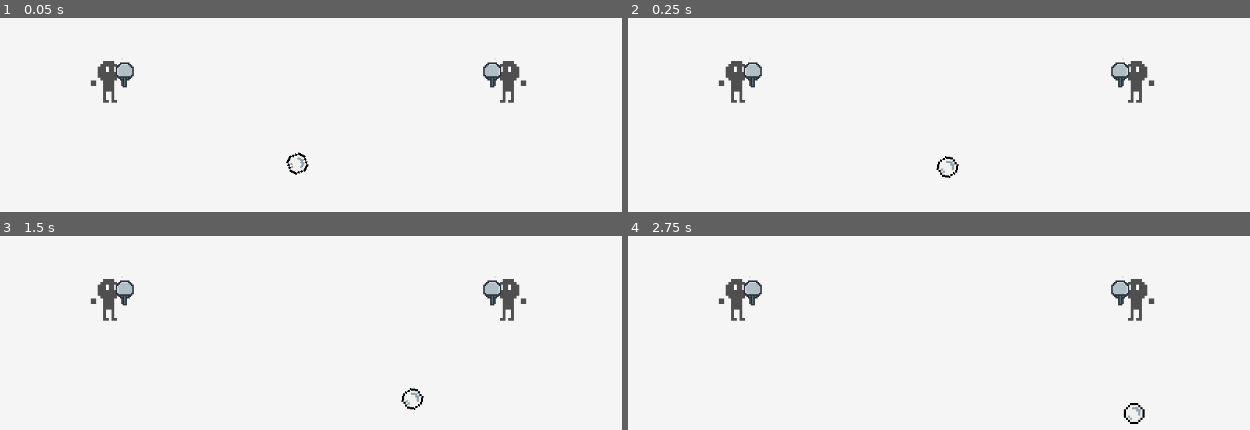
Above: before the commit, frames 1-4 (two rows, left to right).
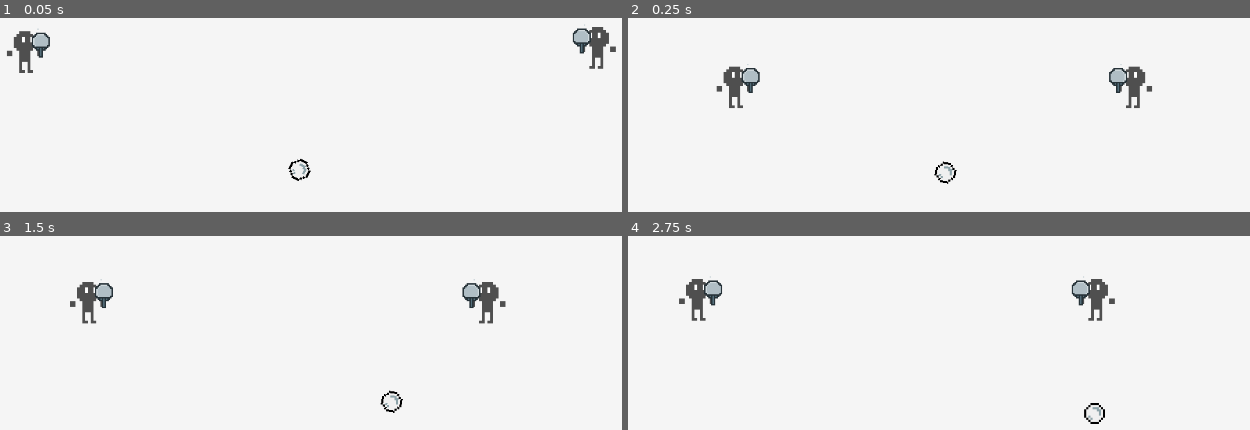
Above: after the commit, the same moments.

Repository: xharris/pongplus
Game: Godot game, scene res://entities/game/game.tscn
Two runs of this game, one before a commit and one after it. Both use one fixed random seed, a clock stepped at 60 frames per second and the inputs below.
Inputs:
- Up to frame 1 (0.05 s): no input
- Up to frame 2 (0.25 s): no input
- Up to frame 3 (1.5 s): no input
- Up to frame 4 (2.75 s): no input

The runs differ from the first frame. In frame 1, 3.3% of the frame differs, in the area x 1-100%, y 3-85%; in frame 2, 1.8%; in frame 3, 2.8%; in frame 4, 3.4%, in the area x 8-85%, y 20-97%.

Commit message:
adds camera focal point

Diff:
--- a/components/camera/camera.gd
+++ b/components/camera/camera.gd
@@ -1,16 +1,40 @@
 extends Node2D
 class_name Camera
 
+static var _static_log = Logger.new("Camera", Logger.Level.DEBUG)
+
+const FOCAL_POINT_OFFSET: int = 60
+## Midpoint to follow between center of screen and focal point.[br]
+## [code]0.0[/code] is locked to center (no movement)[br]
+## [code]0.5[/code] is halfway[br]
+## [code]1.0[/code] is exact average of all focal points[br]
+static var focal_point_weight: float = 0.2
+
 static func update_view(delta: float):
-    var root = Engine.get_main_loop().root
+    var root: Node2D = Engine.get_main_loop().current_scene
+    if not root:
+        return
     var canvas_transform = Transform2D.IDENTITY
     for c: Camera in root.get_tree().get_nodes_in_group(Groups.CAMERA):
         canvas_transform *= c._xform
+    # get focal point
+    var total_position: Vector2
+    var focal_points = 0
+    for c: CameraFocalPoint in root.get_tree().get_nodes_in_group(Groups.CAMERA_FOCAL_POINT):
+        focal_points += 1
+        total_position += c.global_position
+    var viewport = root.get_viewport()
+    if focal_points > 0:
+        var avg_position = total_position / focal_points
+        var view_center = viewport.get_visible_rect().size / 2
+        var adjusted_position = lerp(view_center, avg_position, focal_point_weight)
+        canvas_transform = canvas_transform.translated(-adjusted_position + view_center)
     root.get_viewport().canvas_transform = canvas_transform
 
 @export var shake_duration: float = 1.5
 @export var shake_intensity: float = 30
 
+var _log = Logger.new("camera")
 var _shake_t: float = 0
 var _shake_offset: Vector2 = Vector2(0, 0)
 var t: float = 0
--- /dev/null
+++ b/components/camera/camera_focal_point.gd
@@ -0,0 +1,5 @@
+extends Node2D
+class_name CameraFocalPoint
+
+func _ready() -> void:
+    add_to_group(Groups.CAMERA_FOCAL_POINT)
--- /dev/null
+++ b/components/camera/camera_focal_point.tscn
@@ -0,0 +1,6 @@
+[gd_scene load_steps=2 format=3 uid="uid://d1ksrh6dvtg8u"]
+
+[ext_resource type="Script" uid="uid://b15xrsoc3l3db" path="res://components/camera/camera_focal_point.gd" id="1_7crvv"]
+
+[node name="CameraFocalPoint" type="Node2D"]
+script = ExtResource("1_7crvv")
--- a/entities/ball/ball.tscn
+++ b/entities/ball/ball.tscn
@@ -1,9 +1,10 @@
-[gd_scene load_steps=6 format=3 uid="uid://cd6xno3u30o4r"]
+[gd_scene load_steps=7 format=3 uid="uid://cd6xno3u30o4r"]
 
 [ext_resource type="PackedScene" uid="uid://df5xis8hnkamb" path="res://components/missile/missile.tscn" id="1_61umk"]
 [ext_resource type="Script" uid="uid://dwjmlg6e8aiyq" path="res://entities/ball/ball.gd" id="1_jyt08"]
 [ext_resource type="Texture2D" uid="uid://capqpmjce2lnl" path="res://entities/ball/ball.png" id="3_w5wpn"]
 [ext_resource type="PackedScene" uid="uid://4b5bvjbbd8nl" path="res://components/hitbox/hitbox.tscn" id="4_we1t7"]
+[ext_resource type="PackedScene" uid="uid://d1ksrh6dvtg8u" path="res://components/camera/camera_focal_point.tscn" id="5_6mrx1"]
 
 [sub_resource type="CircleShape2D" id="CircleShape2D_w5wpn"]
 radius = 16.0
@@ -21,3 +22,5 @@
 
 [node name="CollisionShape2D" type="CollisionShape2D" parent="Hitbox"]
 shape = SubResource("CircleShape2D_w5wpn")
+
+[node name="CameraFocalPoint" parent="." instance=ExtResource("5_6mrx1")]
--- a/entities/player/player.gd
+++ b/entities/player/player.gd
@@ -1,7 +1,7 @@
 extends Node2D
 class_name Player
 
-enum BallDirection {STRAIGHT, UP, DOWN}
+enum AimDirection {STRAIGHT, UP, DOWN}
 
 var _log = Logger.new("player")#, Logger.Level.DEBUG)
 
@@ -15,7 +15,8 @@
 @export var player_controller_config: PlayerControllerConfig
 @export var abilities: Array[Ability]
 
-var ball_hit_direction: BallDirection = BallDirection.STRAIGHT
+var ball_hit_direction: AimDirection = AimDirection.STRAIGHT
+var _platform_move_tween: Tween
 
 func accept(v: Visitor):
     camera.accept(v)
@@ -107,9 +108,9 @@
         var opposite_platform = group.platforms[clampi(index_in_group, 0, group.platforms.size()-1)]
         # get next platform to target
         match ball_hit_direction:
-            BallDirection.UP when opposite_platform.up:
+            AimDirection.UP when opposite_platform.up:
                 parent.next_missile_target = opposite_platform.up
-            BallDirection.DOWN when opposite_platform.down:
+            AimDirection.DOWN when opposite_platform.down:
                 parent.next_missile_target = opposite_platform.down
             _:
                 parent.next_missile_target = opposite_platform
@@ -120,11 +121,11 @@
             _log.debug("using ability %s" % [a.name])
             Visitor.visit(self, a.on_me_hit_ball)
             Visitor.visit(parent, a.on_me_hit_ball)
-    ball_hit_direction = BallDirection.STRAIGHT
+    ball_hit_direction = AimDirection.STRAIGHT
 
 ## Is currently in the middle of an attack
 func is_attack_locked():
-    return controller.is_charging or (character.is_attacking() and not character.attack_window_ended)
+    return controller.is_charging or character.is_attacking()
 
 ## Is currently charging an attack
 func is_charge_attack_locked():
@@ -132,20 +133,22 @@
 
 ## Is locked out of moving
 func is_movement_locked():
-    return controller.is_charging or \
-        (character.is_attacking() and not character.attack_window_ended)
+    return controller.is_charging or character.is_attacking()
 
 func _on_up():
     if is_charge_attack_locked():
-        ball_hit_direction = BallDirection.UP
+        ball_hit_direction = AimDirection.UP
     if not is_movement_locked():
         movement.move_up()
 
 func _on_down():
     if is_charge_attack_locked():
-        ball_hit_direction = BallDirection.DOWN
+        ball_hit_direction = AimDirection.DOWN
     if not is_movement_locked():
         movement.move_down()
 
 func _on_moved(platform: Platform):
-    global_position = platform.global_position
+    if _platform_move_tween:
+        _platform_move_tween.stop()
+    _platform_move_tween = create_tween()
+    _platform_move_tween.tween_property(self, "global_position", platform.global_position, 0.1)
--- a/groups.gd
+++ b/groups.gd
@@ -8,3 +8,4 @@
 const BALL = &"ball"
 const GAME = &"game"
 const CAMERA = &"camera"
+const CAMERA_FOCAL_POINT = &"camera_focal_point"
--- a/logs.gd
+++ b/logs.gd
@@ -13,7 +13,7 @@
     print_rich("[color=%s][b]set global log level %s[/b][/color]" % [Color.WHITE, Level.find_key(level)])
     _global_level = level
 
-@export var ignore_repeats = false
+@export var ignore_repeats = true
 var _level = Level.NONE
 var _prefix: String = "":
     set(v):
Not shown, added: components/camera/camera_focal_point.gd.uid
